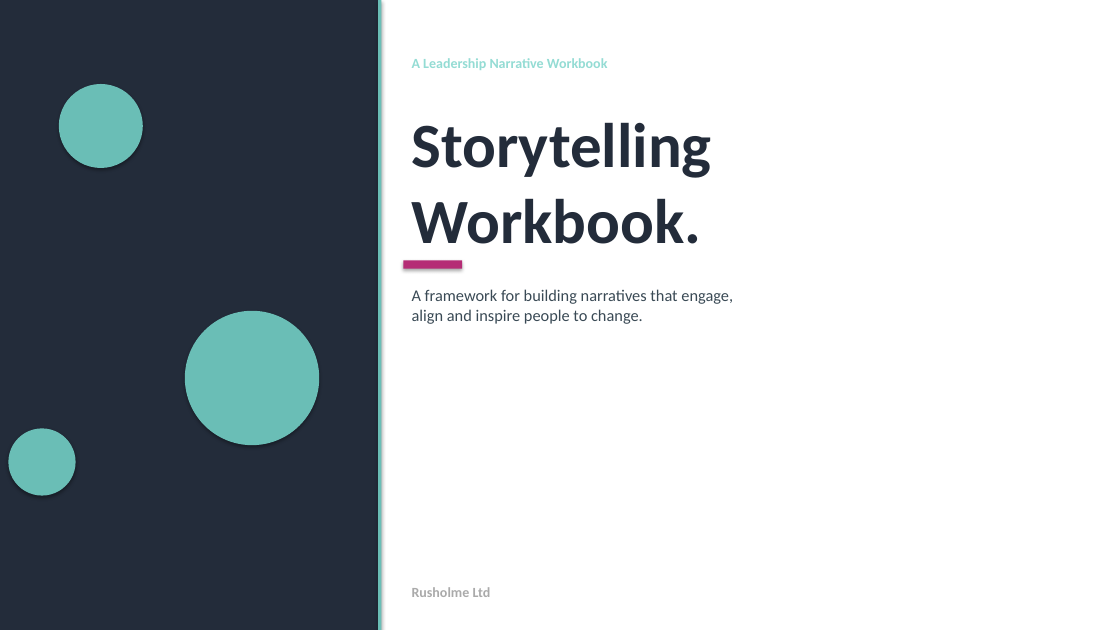
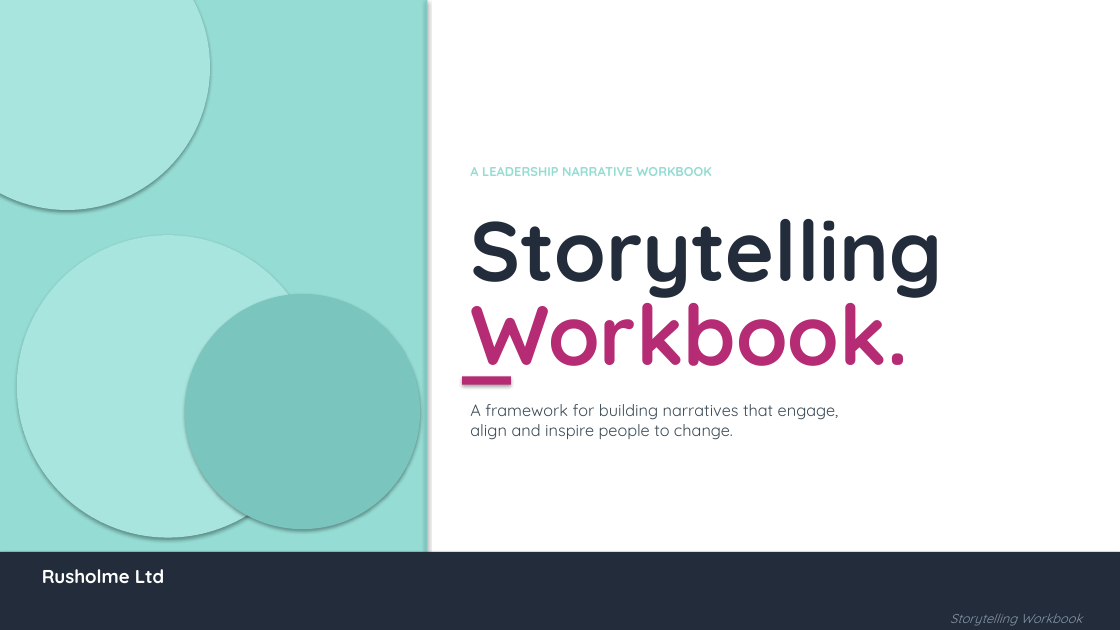
Before and after one commit to Storytelling-Workbook/Interactive-session, a slide deck: slide 1 of Storytelling_Workbook.pptx. Drawn at 1120x630 pixels with LibreOffice and Linux fonts; fonts in the diff are those of the drawing. Boxes give left, top, right and bottom in pixels: in the first picture for what was removed or moved away, otherwise in the second. Text is boxed around its words. In the diff, an @@ line names an element or a change of style, - is before the commit and + after.

```diff
--- a/Storytelling_Workbook.pptx
+++ b/Storytelling_Workbook.pptx
@@ rectangle: place and size @@
-rectangle at [0, 0, 378, 630]
+rectangle at [0, 0, 426, 630]
@@ rectangle at [0, 0, 426, 630]: fill #232C3A to #94DCD4 @@
@@ ellipse added at [0, 0, 210, 210], fill #A8E5DE @@
@@ rectangle: place and size @@
-rectangle at [378, 0, 381, 630]
+rectangle at [426, 0, 428, 630]
@@ rectangle at [426, 0, 428, 630]: fill #6ABEB6 to #80CCC4 @@
@@ text at [470, 167, 711, 176]: text changed; size 12 to 11 pt; font Calibri to Quicksand @@
-A Leadership Narrative Workbook
+A LEADERSHIP NARRATIVE WORKBOOK
@@ text "Storytelling": place and size @@
-text "Storytelling" at [412, 122, 712, 178]
+text "Storytelling" at [470, 219, 943, 298]
@@ text "Storytelling" at [470, 219, 943, 298]: size 54 to 72 pt, font Calibri to Quicksand @@
@@ ellipse: place and size @@
-ellipse at [59, 84, 143, 168]
+ellipse at [17, 235, 319, 538]
@@ ellipse at [17, 235, 319, 538]: fill #6ABEB6 to #A8E5DE @@
@@ ellipse: place and size @@
-ellipse at [185, 311, 319, 445]
+ellipse at [185, 294, 420, 529]
@@ ellipse at [185, 294, 420, 529]: fill #6ABEB6 to #7AC5BD @@
@@ text "Workbook.": place and size @@
-text "Workbook." at [412, 198, 701, 244]
+text "Workbook." at [470, 278, 908, 387]
@@ text "Workbook." at [470, 278, 908, 387]: size 54 to 72 pt, font Calibri to Quicksand, text colour #232C3A to #B52C75 @@
@@ rectangle: place and size @@
-rectangle at [403, 260, 462, 269]
+rectangle at [462, 376, 511, 385]
@@ text "A framework for building narratives ...": place and size @@
-text "A framework for building narratives ..." at [412, 289, 733, 324]
+text "A framework for building narratives ..." at [470, 404, 839, 440]
@@ text "A framework for building narratives ..." at [470, 404, 839, 440]: font Calibri to Quicksand @@
@@ ellipse removed at [8, 429, 76, 496] @@
@@ rectangle added at [0, 552, 1120, 630], fill #232C3A @@
@@ text "Rusholme Ltd": place and size @@
-text "Rusholme Ltd" at [412, 587, 491, 597]
+text "Rusholme Ltd" at [42, 569, 165, 583]
@@ text "Rusholme Ltd" at [42, 569, 165, 583]: size 12 to 16 pt, font Calibri to Quicksand, text colour #AAAAAA to #FFFFFF @@
@@ text added at [950, 614, 1083, 626], 11 pt, text #8899AA, italic @@
+Storytelling Workbook
```
Also in this commit, not shown: 23 other slides changed.
